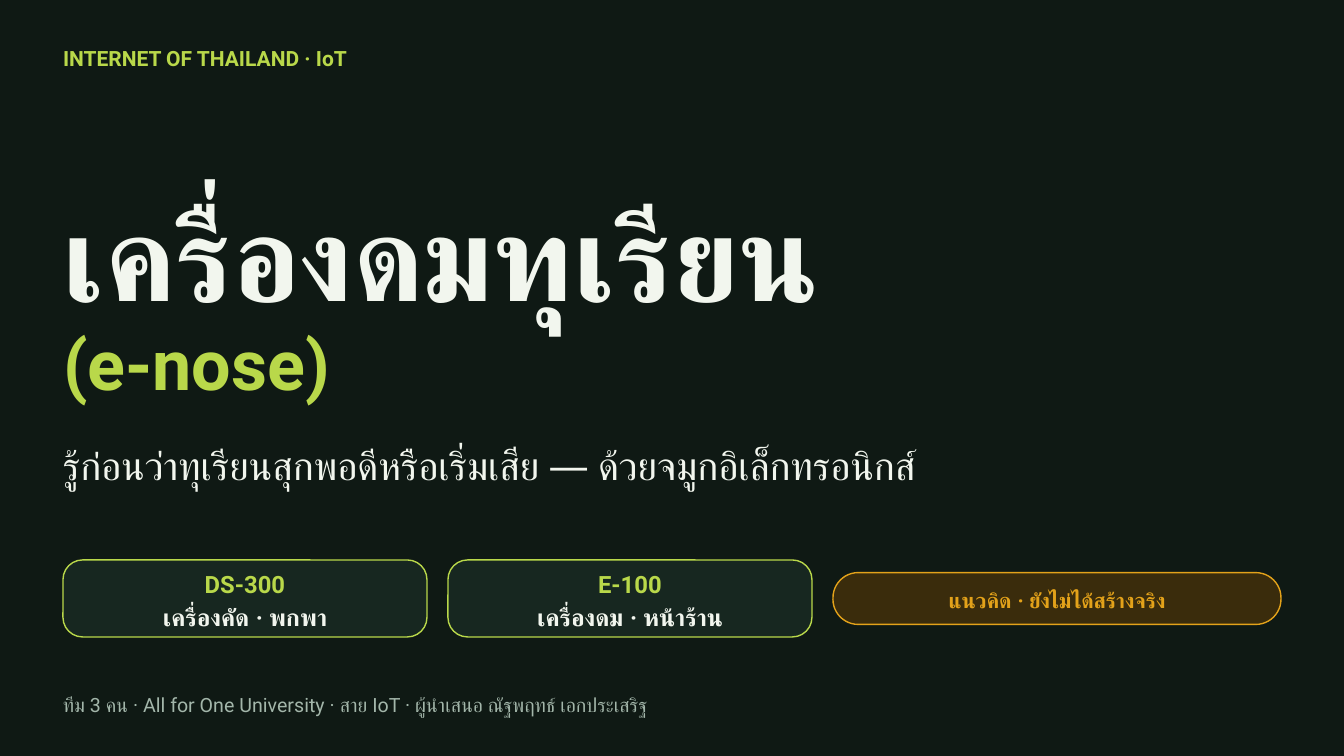
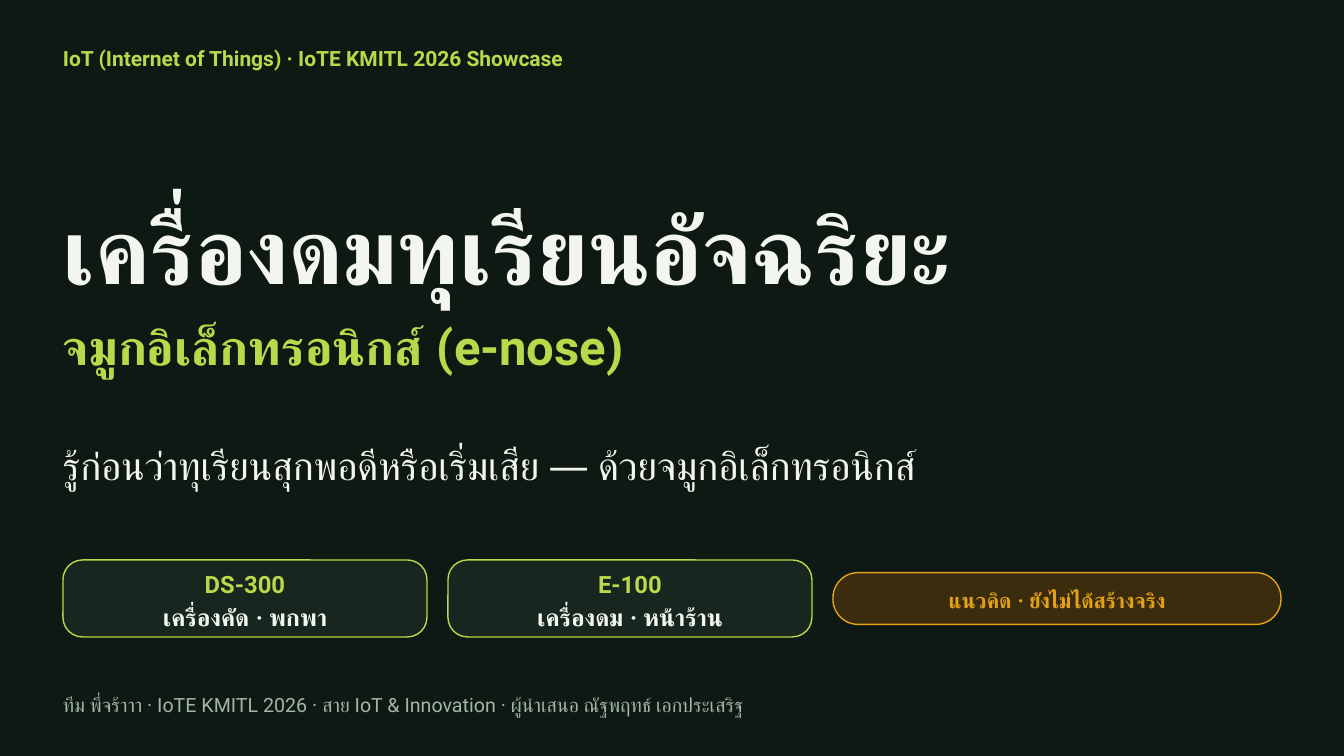
Before and after one commit to moolek02/e-nose-hub, a slide deck: slide 1 of docs/e-nose-pitch-deck-v2.pptx. Drawn at 1344x756 pixels with LibreOffice and Linux fonts; fonts in the diff are those of the drawing. Boxes give left, top, right and bottom in pixels: in the first picture for what was removed or moved away, otherwise in the second. Text is boxed around its words. In the diff, an @@ line names an element or a change of style, - is before the commit and + after.

```diff
--- a/docs/e-nose-pitch-deck-v2.pptx
+++ b/docs/e-nose-pitch-deck-v2.pptx
@@ text at (63,49,563,71): text changed @@
-INTERNET OF THAILAND · IoT
+IoT (Internet of Things) · IoTE KMITL 2026 Showcase
@@ text at (63,212,949,309): text changed; size 85 to 66 pt @@
-เครื่องดมทุเรียน
+เครื่องดมทุเรียนอัจฉริยะ
@@ text at (63,326,624,380): text changed; size 50 to 35 pt @@
-(e-nose)
+จมูกอิเล็กทรอนิกส์ (e-nose)
@@ text at (63,697,743,718): text changed @@
-ทีม 3 คน · All for One University · สาย IoT · ผู้นำเสนอ ณัฐพฤทธ์ เอกประเสริฐ
+ทีม พี่จร้าาา · IoTE KMITL 2026 · สาย IoT & Innovation · ผู้นำเสนอ ณัฐพฤทธ์ เอกประเสริฐ
```
Also in this commit, not shown: 14 other slides changed, 12 other files.
